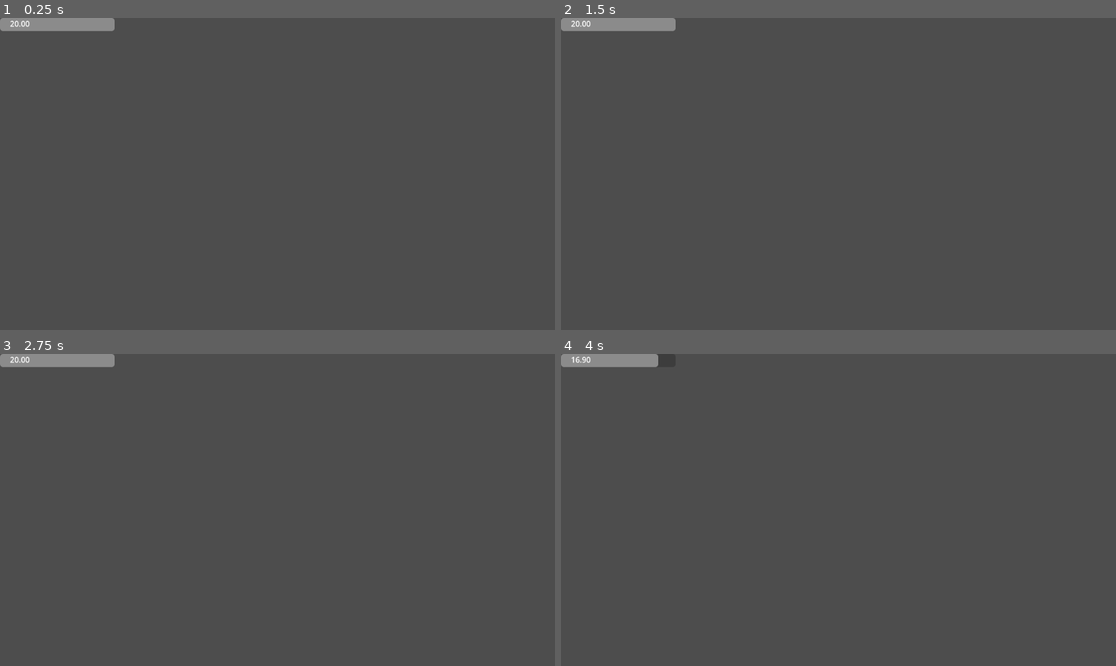
Above: before the commit, frames 1-4 (two rows, left to right).
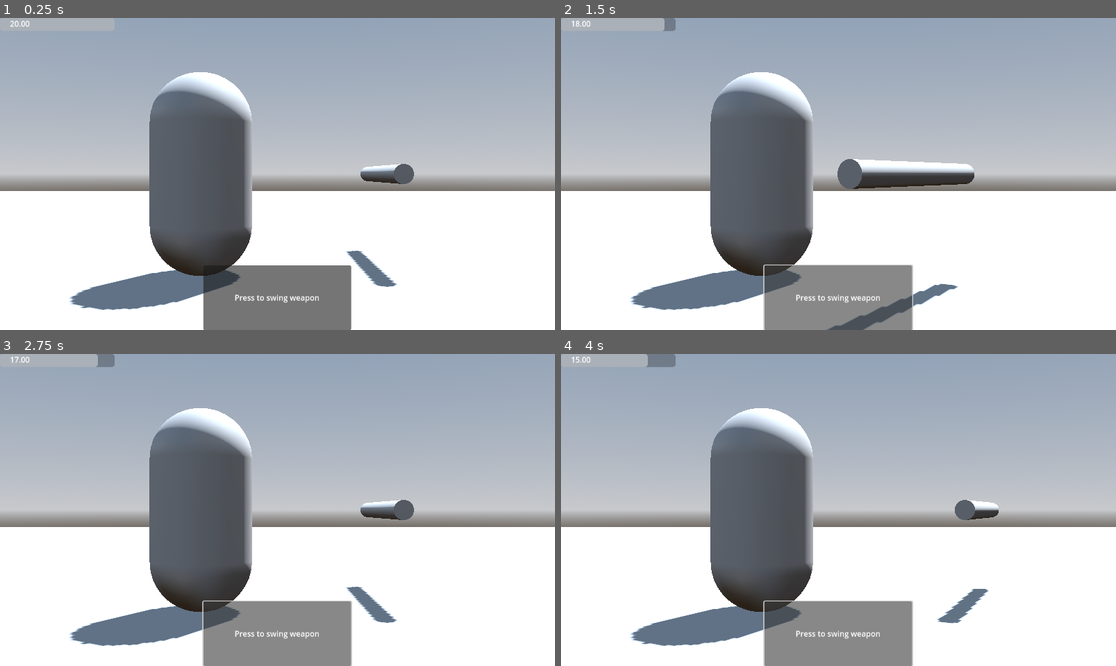
Above: after the commit, the same moments.

Repository: Electroshockist/Health
Game: Godot game, scene res://Demo/Demo.tscn
Two runs of this game, one before a commit and one after it. Both use one fixed random seed, a clock stepped at 60 frames per second and the inputs below. Before the commit the project starts from res://Demo/Health HUD.tscn.
Inputs (mouse positions are in pixels of both pictures, inside the frame that each line leads up to):
- Up to frame 1 (0.25 s): no input
- Up to frame 2 (1.5 s): click (838, 298) at 0.5 s, where only the run after the commit has a clickable "Press to swing weapon"; click (838, 298) at 1.25 s, where only the run after the commit has a clickable "Press to swing weapon"
- Up to frame 3 (2.75 s): click (277, 634) at 2 s, where only the run after the commit has a clickable "Press to swing weapon"
- Up to frame 4 (4 s): tap Enter at 2.75, 3.5 s; tap Down (Damage) at 2.85, 3.8 s; tap Up (Heal) at 3.05, 3.6 s

The runs differ from the first frame. In frame 1, 94% of the frame differs, in the area x 0-100%, y 0-100%; in frame 2, 93%; in frame 3, 94%; in frame 4, 94%.

Commit message:
Added basic damage
Added demo scene

Diff:
--- /dev/null
+++ b/Demo/Demo.tscn
@@ -0,0 +1,162 @@
+[gd_scene load_steps=20 format=3 uid="uid://bo5rhxitushmh"]
+
+[ext_resource type="Script" path="res://Scripts/Health Modification/Hurtbox.gd" id="1_2sqwf"]
+[ext_resource type="Shape3D" uid="uid://dx2bw025cwclm" path="res://Demo/capsule.tres" id="1_g3nkl"]
+[ext_resource type="Script" path="res://Scripts/Health.gd" id="1_osebv"]
+[ext_resource type="Script" path="res://Demo/demo.gd" id="1_tf204"]
+[ext_resource type="Script" path="res://Scripts/Health Modification/HealthboxManager.gd" id="2_mbq7m"]
+[ext_resource type="Script" path="res://Scripts/Health Modification/Hitbox.gd" id="3_jpo3h"]
+[ext_resource type="PackedScene" uid="uid://dmk8b6832wgf6" path="res://Demo/control.tscn" id="6_2t6pd"]
+[ext_resource type="PackedScene" uid="uid://ctfbt3o2fjqhg" path="res://Demo/Health HUD.tscn" id="7_0opgn"]
+
+[sub_resource type="ProceduralSkyMaterial" id="ProceduralSkyMaterial_qtoyw"]
+sky_horizon_color = Color(0.64625, 0.65575, 0.67075, 1)
+ground_horizon_color = Color(0.64625, 0.65575, 0.67075, 1)
+
+[sub_resource type="Sky" id="Sky_pwmkn"]
+sky_material = SubResource("ProceduralSkyMaterial_qtoyw")
+
+[sub_resource type="Environment" id="Environment_yfn1p"]
+background_mode = 2
+sky = SubResource("Sky_pwmkn")
+tonemap_mode = 2
+
+[sub_resource type="PlaneMesh" id="PlaneMesh_gbsef"]
+size = Vector2(50, 50)
+
+[sub_resource type="BoxShape3D" id="BoxShape3D_vny1m"]
+size = Vector3(50, 1, 50)
+
+[sub_resource type="CapsuleMesh" id="CapsuleMesh_wxq3a"]
+
+[sub_resource type="CylinderMesh" id="CylinderMesh_0dwom"]
+top_radius = 0.1
+bottom_radius = 0.1
+
+[sub_resource type="CylinderShape3D" id="CylinderShape3D_ivs6y"]
+radius = 0.1
+
+[sub_resource type="Animation" id="Animation_78186"]
+length = 0.001
+tracks/0/type = "value"
+tracks/0/imported = false
+tracks/0/enabled = true
+tracks/0/path = NodePath(".:rotation")
+tracks/0/interp = 1
+tracks/0/loop_wrap = true
+tracks/0/keys = {
+"times": PackedFloat32Array(0),
+"transitions": PackedFloat32Array(1),
+"update": 0,
+"values": [Vector3(0, -1.5708, 0)]
+}
+
+[sub_resource type="Animation" id="Animation_w5vni"]
+resource_name = "Swing"
+length = 0.5
+tracks/0/type = "value"
+tracks/0/imported = false
+tracks/0/enabled = true
+tracks/0/path = NodePath(".:rotation")
+tracks/0/interp = 1
+tracks/0/loop_wrap = true
+tracks/0/keys = {
+"times": PackedFloat32Array(0, 0.5),
+"transitions": PackedFloat32Array(1, 1),
+"update": 0,
+"values": [Vector3(0, -1.5708, 0), Vector3(0, 4.71239, 0)]
+}
+
+[sub_resource type="AnimationLibrary" id="AnimationLibrary_uxdct"]
+_data = {
+"RESET": SubResource("Animation_78186"),
+"Swing": SubResource("Animation_w5vni")
+}
+
+[node name="Demo" type="Node3D"]
+script = ExtResource("1_tf204")
+
+[node name="WorldEnvironment" type="WorldEnvironment" parent="."]
+environment = SubResource("Environment_yfn1p")
+
+[node name="DirectionalLight3D" type="DirectionalLight3D" parent="."]
+transform = Transform3D(-0.866023, -0.433016, 0.250001, 0, 0.499998, 0.866027, -0.500003, 0.749999, -0.43301, 0, 0, 0)
+shadow_enabled = true
+
+[node name="World" type="Node3D" parent="."]
+
+[node name="MeshInstance3D" type="MeshInstance3D" parent="World"]
+mesh = SubResource("PlaneMesh_gbsef")
+
+[node name="StaticBody3D" type="StaticBody3D" parent="World/MeshInstance3D"]
+transform = Transform3D(1, 0, 0, 0, 1, 0, 0, 0, 1, 0, -0.5, 0)
+
+[node name="CollisionShape3D" type="CollisionShape3D" parent="World/MeshInstance3D/StaticBody3D"]
+shape = SubResource("BoxShape3D_vny1m")
+
+[node name="CharacterBody3D" type="CharacterBody3D" parent="."]
+transform = Transform3D(1, 0, 0, 0, 1, 0, 0, 0, 1, 0, 1, 0)
+
+[node name="CollisionShape3D" type="CollisionShape3D" parent="CharacterBody3D"]
+shape = ExtResource("1_g3nkl")
+
+[node name="MeshInstance3D" type="MeshInstance3D" parent="CharacterBody3D"]
+mesh = SubResource("CapsuleMesh_wxq3a")
+skeleton = NodePath("../..")
+
+[node name="Hitbox" type="Area3D" parent="CharacterBody3D" node_paths=PackedStringArray("healthbox_manager")]
+script = ExtResource("3_jpo3h")
+healthbox_manager = NodePath("../HitboxManager")
+
+[node name="CollisionShape3D" type="CollisionShape3D" parent="CharacterBody3D/Hitbox"]
+shape = ExtResource("1_g3nkl")
+
+[node name="Health" type="Node" parent="CharacterBody3D"]
+script = ExtResource("1_osebv")
+max_health = 20.0
+
+[node name="HitboxManager" type="Node" parent="CharacterBody3D" node_paths=PackedStringArray("health")]
+script = ExtResource("2_mbq7m")
+health = NodePath("../Health")
+team = "Player"
+
+[node name="Entity" type="Node3D" parent="."]
+transform = Transform3D(-3.61999e-06, 0, -1, 0, 1, 0, 1, 0, -3.61999e-06, 2, 0, 0)
+script = ExtResource("2_mbq7m")
+team = "Enemy"
+
+[node name="MeshInstance3D" type="MeshInstance3D" parent="Entity"]
+transform = Transform3D(-4.37114e-08, -1, 0, 1, -4.37114e-08, 0, 0, 0, 1, -1, 1, 0)
+mesh = SubResource("CylinderMesh_0dwom")
+skeleton = NodePath("../..")
+
+[node name="Weapon" type="Area3D" parent="Entity/MeshInstance3D" node_paths=PackedStringArray("healthbox_manager")]
+monitorable = false
+script = ExtResource("1_2sqwf")
+healthbox_manager = NodePath("../..")
+
+[node name="CollisionShape3D" type="CollisionShape3D" parent="Entity/MeshInstance3D/Weapon"]
+shape = SubResource("CylinderShape3D_ivs6y")
+
+[node name="AnimationPlayer" type="AnimationPlayer" parent="Entity"]
+libraries = {
+"": SubResource("AnimationLibrary_uxdct")
+}
+
+[node name="Camera3D" type="Camera3D" parent="."]
+transform = Transform3D(1, 0, 0, 0, 1, 0, 0, 0, 1, 0.75, 1, 5)
+fov = 34.3
+
+[node name="Control" parent="." instance=ExtResource("6_2t6pd")]
+
+[node name="HealthUI" parent="." instance=ExtResource("7_0opgn")]
+script = null
+
+[node name="ProgressBar" parent="HealthUI" index="0" node_paths=PackedStringArray("_health")]
+_health = NodePath("../../CharacterBody3D/Health")
+
+[connection signal="value_changed" from="CharacterBody3D/Health" to="HealthUI/ProgressBar" method="_on_health_value_changed"]
+[connection signal="button_down" from="Control/Button" to="." method="_on_button_button_down"]
+
+[editable path="Control"]
+[editable path="HealthUI"]
--- a/Demo/Health HUD.tscn
+++ b/Demo/Health HUD.tscn
@@ -1,14 +1,12 @@
-[gd_scene load_steps=4 format=3 uid="uid://ctfbt3o2fjqhg"]
+[gd_scene load_steps=3 format=3 uid="uid://ctfbt3o2fjqhg"]
 
 [ext_resource type="Script" path="res://Scripts/Health ProgressBar.gd" id="1_c1jfl"]
 [ext_resource type="Script" path="res://Demo/health_hud.gd" id="1_m1st1"]
-[ext_resource type="Script" path="res://Scripts/Health.gd" id="2_1dtmn"]
 
-[node name="HealthUI" type="Control" node_paths=PackedStringArray("_health")]
+[node name="HealthUI" type="Control"]
 layout_mode = 3
 anchors_preset = 0
 script = ExtResource("1_m1st1")
-_health = NodePath("Health")
 
 [node name="ProgressBar" type="ProgressBar" parent="."]
 layout_mode = 0
@@ -21,9 +19,3 @@
 layout_mode = 0
 offset_right = 40.0
 offset_bottom = 23.0
-
-[node name="Health" type="Node" parent="."]
-script = ExtResource("2_1dtmn")
-max_health = 20.0
-
-[connection signal="value_changed" from="Health" to="ProgressBar" method="_on_health_value_changed"]
--- /dev/null
+++ b/Demo/capsule.tres
@@ -0,0 +1,3 @@
+[gd_resource type="CapsuleShape3D" format=3 uid="uid://dx2bw025cwclm"]
+
+[resource]
--- /dev/null
+++ b/Demo/control.tscn
@@ -0,0 +1,33 @@
+[gd_scene format=3 uid="uid://dmk8b6832wgf6"]
+
+[node name="Control" type="Control"]
+layout_mode = 3
+anchors_preset = 15
+anchor_right = 1.0
+anchor_bottom = 1.0
+grow_horizontal = 2
+grow_vertical = 2
+
+[node name="Button" type="Button" parent="."]
+layout_mode = 1
+anchors_preset = -1
+anchor_left = 0.366753
+anchor_top = 0.79321
+anchor_right = 0.633247
+anchor_bottom = 1.0
+grow_horizontal = 2
+grow_vertical = 0
+metadata/_edit_use_anchors_ = true
+
+[node name="Label" type="Label" parent="Button"]
+layout_mode = 1
+anchors_preset = 14
+anchor_top = 0.5
+anchor_right = 1.0
+anchor_bottom = 0.5
+offset_top = -11.5
+offset_bottom = 11.5
+grow_horizontal = 2
+grow_vertical = 2
+text = "Press to swing weapon"
+horizontal_alignment = 1
--- /dev/null
+++ b/Demo/demo.gd
@@ -0,0 +1,6 @@
+extends Node3D
+@onready var animation_player: AnimationPlayer = $Entity/AnimationPlayer
+
+
+func _on_button_button_down() -> void:
+	animation_player.play("Swing")
--- a/Scripts/Damage Source.gd
+++ /dev/null
@@ -1,12 +0,0 @@
-class_name DamageSource
-extends Node
-
-
-# Called when the node enters the scene tree for the first time.
-func _ready():
-	pass # Replace with function body.
-
-
-# Called every frame. 'delta' is the elapsed time since the previous frame.
-func _process(delta):
-	pass
--- /dev/null
+++ b/Scripts/Health Modification/HealthboxManager.gd
@@ -0,0 +1,11 @@
+## Manages common data between multiple healthboxes
+class_name HealthboxManager
+extends Node
+
+@export var health: Health:
+	get:
+		return health
+
+@export var team: String:
+	get:
+		return team
--- /dev/null
+++ b/Scripts/Health Modification/Hitbox.gd
@@ -0,0 +1,11 @@
+## A box that gets hit
+class_name Hitbox
+extends Area3D
+
+@export var healthbox_manager: HealthboxManager
+
+func _ready() -> void:
+	add_to_group(healthbox_manager.team)
+
+func on_hit(source:Hurtbox):
+	healthbox_manager.health.change_health(source)
--- /dev/null
+++ b/Scripts/Health Modification/Hurtbox.gd
@@ -0,0 +1,16 @@
+## A box that hits
+class_name Hurtbox
+extends Area3D
+
+@export var healthbox_manager:HealthboxManager
+
+@export var val := -1.0:
+	get: return val
+
+func _ready() -> void:
+	add_to_group(healthbox_manager.team)
+	area_entered.connect(_on_area_entered)
+
+func _on_area_entered(node:Node3D):
+	if node is Hitbox and not node.is_in_group(healthbox_manager.team):
+		node.on_hit(self)
--- a/Scripts/Health ProgressBar.gd
+++ b/Scripts/Health ProgressBar.gd
@@ -1,5 +1,5 @@
 extends ProgressBar
-@onready var _health: Health = $"../Health"
+@export var _health: Health
 
 @onready var label: Label = $Label
 
@@ -10,7 +10,6 @@
 
 	updateUI(_health.current_health)
 
-
 func _on_health_value_changed(current_value: float, _change:float) -> void:
 	updateUI(current_value)
 
--- a/Scripts/Health.gd
+++ b/Scripts/Health.gd
@@ -40,10 +40,7 @@
 
 			value_changed.emit(current_health, value-current_health)
 
-func heal(value: float):
-	if healable:
-		current_health += value
-
-func damage(value: float):
-	if damageable:
-		current_health -= value
+func change_health(source: Hurtbox):
+	#checks if value is damage or healing and possible
+	if source.val < 0 and damageable or source.val >= 0 and healable:
+		current_health += source.val
--- a/project.godot
+++ b/project.godot
@@ -12,7 +12,7 @@
 
 config/name="Health"
 config/tags=PackedStringArray("modules")
-run/main_scene="res://Demo/Health HUD.tscn"
+run/main_scene="res://Demo/Demo.tscn"
 config/features=PackedStringArray("4.3", "GL Compatibility")
 
 [dotnet]
